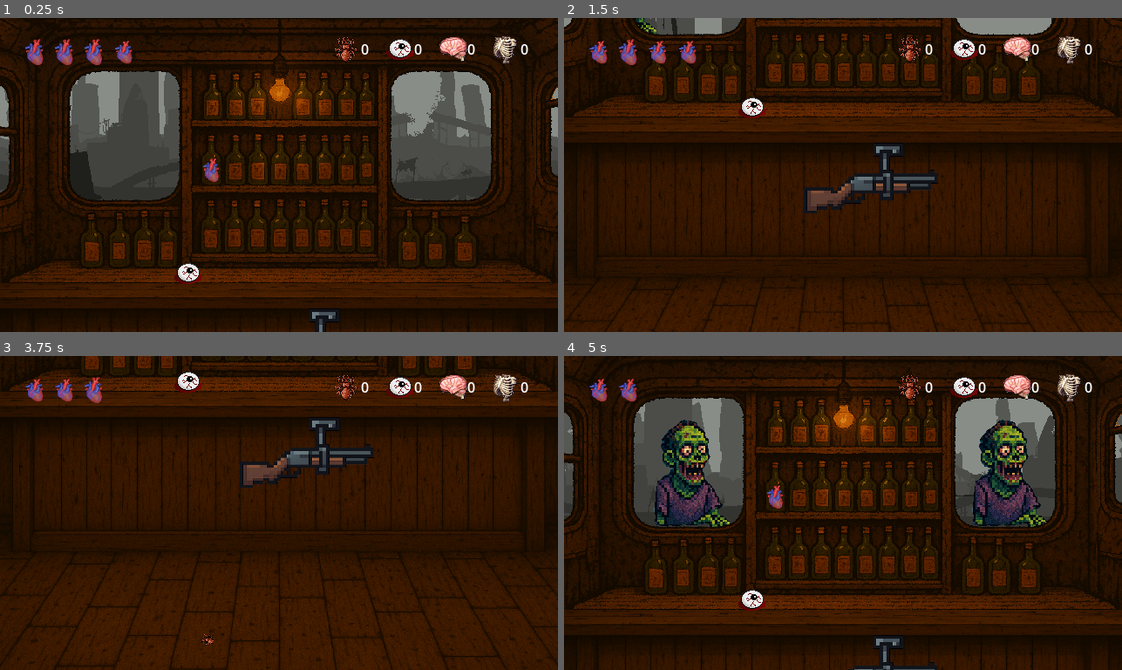
Above: before the commit, frames 1-4 (two rows, left to right).
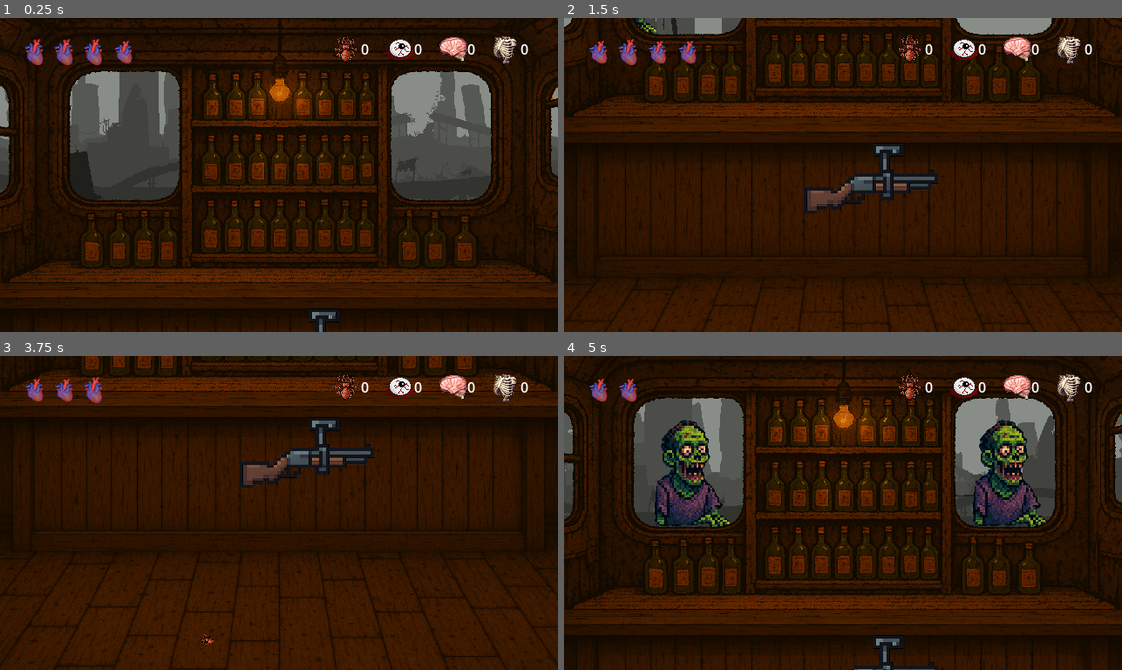
Above: after the commit, the same moments.

Repository: Iaotle/zombie-soup
Game: Godot game, scene res://Scenes/main.tscn
The game is run twice, just before and just after one commit, with the same random seed, the same clock (stepped at 60 frames per second) and the same inputs.
Inputs (mouse positions are in pixels of both pictures, inside the frame that each line leads up to):
- Up to frame 1 (0.25 s): no input
- Up to frame 2 (1.5 s): move the mouse to (965, 159) at 0.52 s; hold Mouse wheel down (scroll_down) 0.53-1.28 s; click (965, 159) at 0.67 s; move the mouse to (731, 190) at 1.27 s; tap Mouse wheel up (scroll_up) at 1.35 s; click (731, 190) at 1.42 s
- Up to frame 3 (3.75 s): move the mouse to (334, 443) at 2.02 s; hold Space (spacebar) 2.03-2.78 s; click (334, 443) at 2.17 s; move the mouse to (251, 575) at 2.77 s; tap Mouse wheel down (scroll_down) at 2.85 s; click (251, 575) at 2.92 s; move the mouse to (446, 560) at 3.52 s; hold Mouse wheel up (scroll_up) from 3.53 s (still down); click (446, 560) at 3.67 s
- Up to frame 4 (5 s): move the mouse to (675, 465) at 4.27 s; release Mouse wheel up (scroll_up) at 4.28 s; tap Space (spacebar) at 4.35 s; click (675, 465) at 4.42 s

The runs differ from the first frame. In frame 1, 0.4% of the frame differs, in the area x 31-40%, y 44-85%; in frame 2, 0.2%; in frame 3, 0.2%; in frame 4, 0.4%.

Commit message:
cleanup main

Diff:
--- a/Scenes/main.tscn
+++ b/Scenes/main.tscn
@@ -7,8 +7,6 @@
 [ext_resource type="Script" uid="uid://chube24h7y0h" path="res://Scenes/camera_2d.gd" id="4_21xkr"]
 [ext_resource type="AudioStream" uid="uid://b6awofdhr2op0" path="res://drinking-glasses-contact-clink-7172.mp3" id="4_jjvhh"]
 [ext_resource type="PackedScene" uid="uid://dve1iy000ntm2" path="res://Scenes/underthecounter.tscn" id="5_kry3j"]
-[ext_resource type="Texture2D" uid="uid://dwok1ybywkx6n" path="res://Sprites/heart.png" id="7_344ge"]
-[ext_resource type="Texture2D" uid="uid://denaculunq3vk" path="res://Sprites/eye.png" id="8_ynf5e"]
 [ext_resource type="Texture2D" uid="uid://ct1q0vl12ur8f" path="res://Concepts/ChatGPT Image Jun 7, 2025, 05_45_49 PM.png" id="10_6iyac"]
 [ext_resource type="PackedScene" uid="uid://csgmkf5skwp7t" path="res://Scenes/player.tscn" id="13_fdnlq"]
 
@@ -43,15 +41,6 @@
 autoplay = true
 parameters/looping = true
 
-[node name="Heart" type="Sprite2D" parent="."]
-position = Vector2(243.5, 174.867)
-scale = Vector2(0.453125, 0.453125)
-texture = ExtResource("7_344ge")
-
-[node name="Eye" type="Sprite2D" parent="."]
-position = Vector2(216, 293)
-texture = ExtResource("8_ynf5e")
-
 [node name="Shotgun" type="Sprite2D" parent="."]
 position = Vector2(350, 388)
 scale = Vector2(0.162109, 0.162109)
Not shown: 1 places in Scenes/main.tscn that only renumber resources
